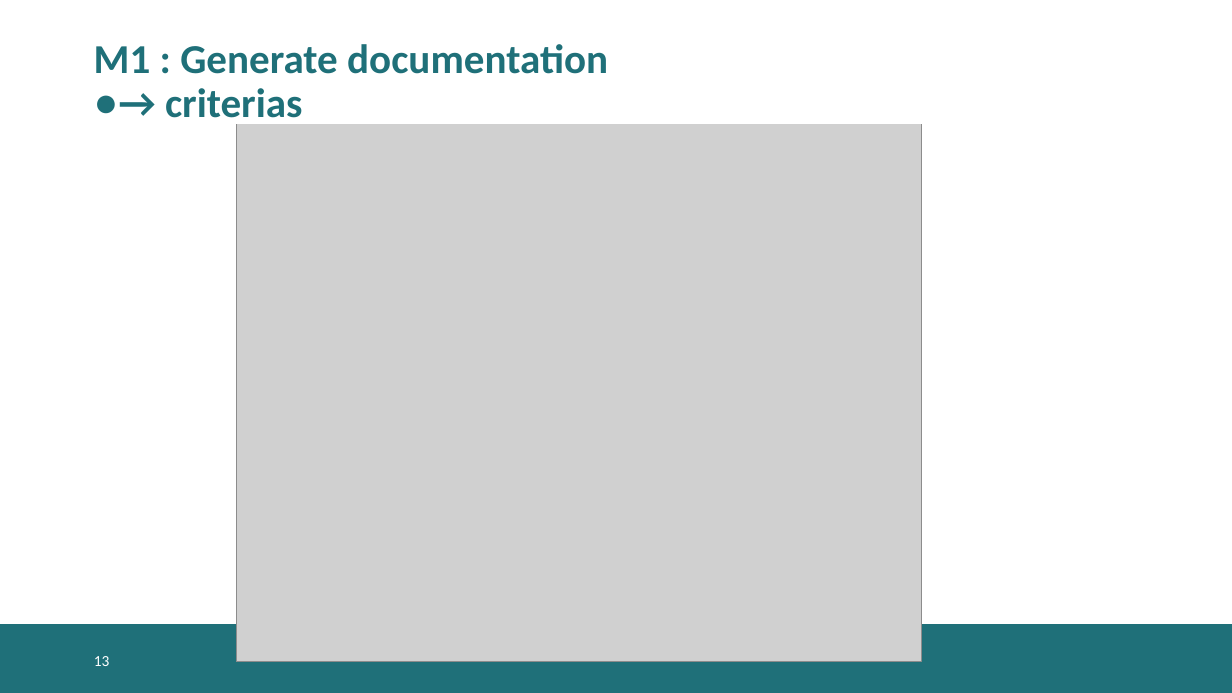
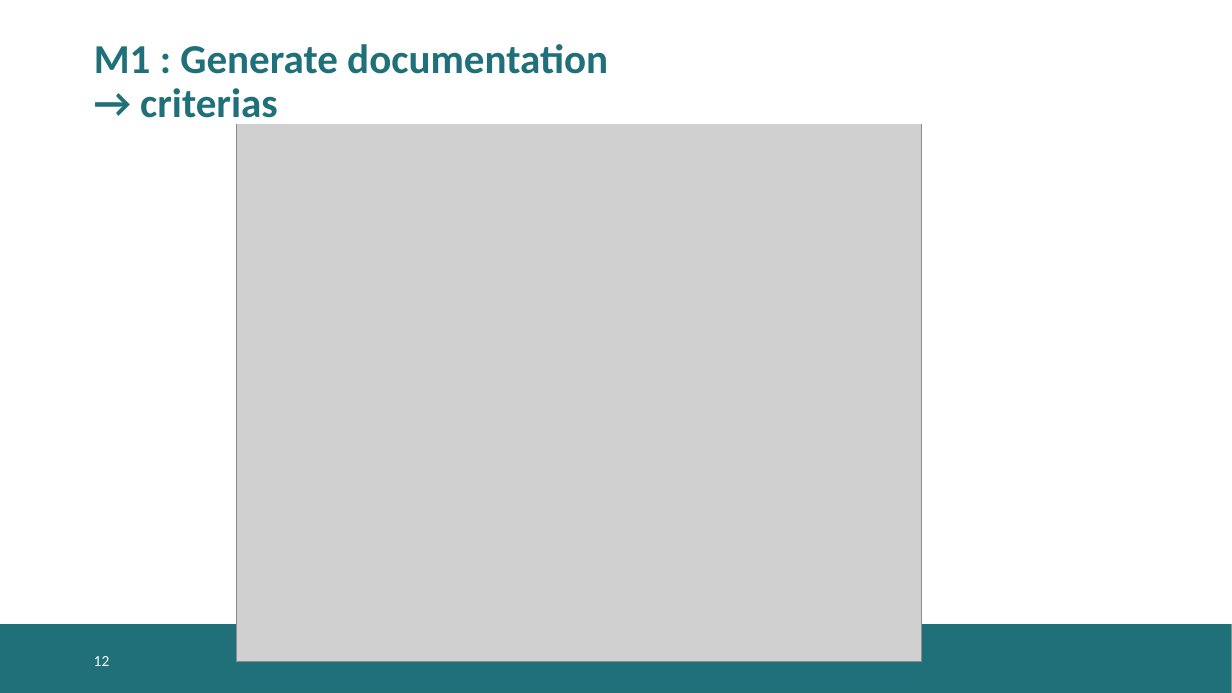
Before and after one commit to KelkooGroup/theGardener, a slide deck: slide 12 of doc/BDD_TheGardener_features.pptx (slide 13 before the commit). Drawn at 1232x693 pixels with LibreOffice and Linux fonts; fonts in the diff are those of the drawing; grey boxes stand for pictures; background and template pictures are left out. Boxes give left, top, right and bottom in pixels: in the first picture for what was removed or moved away, otherwise in the second. Text is boxed around its words. In the diff, an @@ line names an element or a change of style, - is before the commit and + after.

```diff
--- a/doc/BDD_TheGardener_features.pptx
+++ b/doc/BDD_TheGardener_features.pptx
@@ text at box(140, 88, 277, 128): bullet ● to none @@
@@ page number at box(94, 656, 110, 666): text changed @@
-13
+12
```
Also in this commit, not shown: 10 other slides changed, 1 slide added, 2 slides removed, 5 other files.
